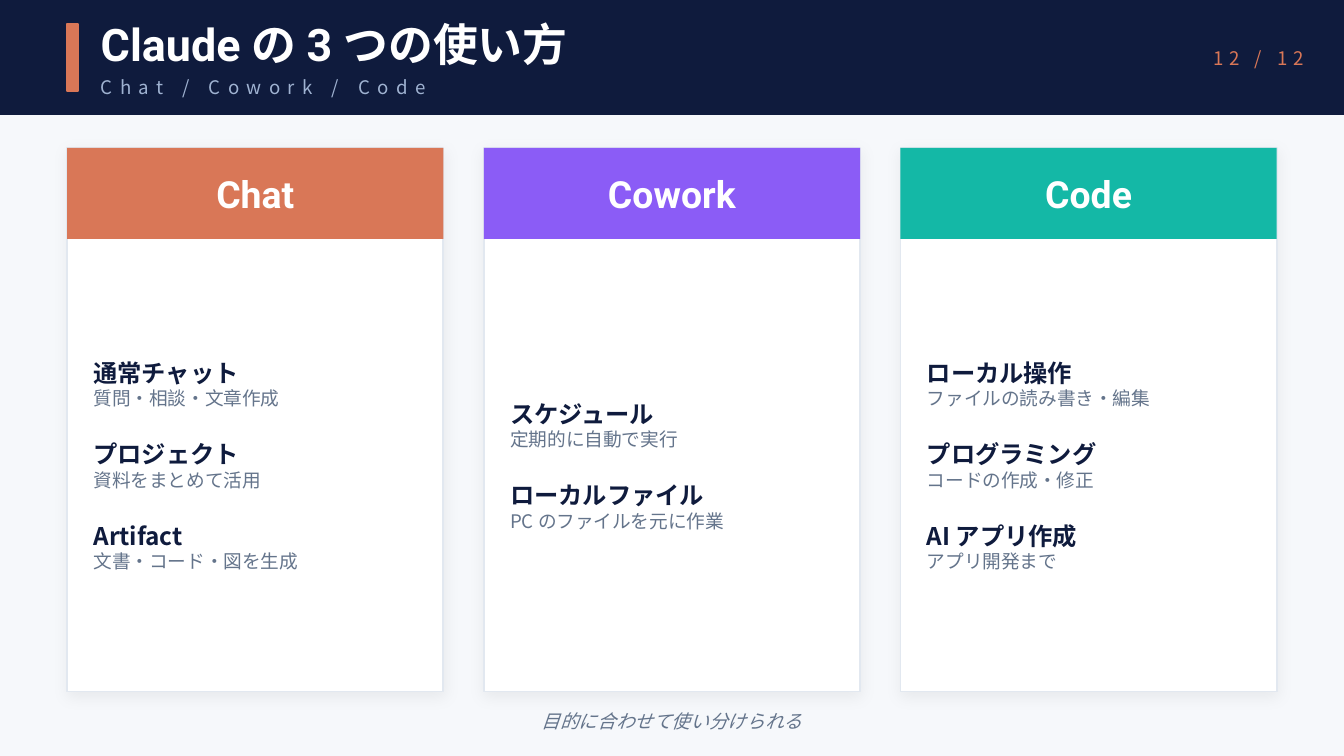
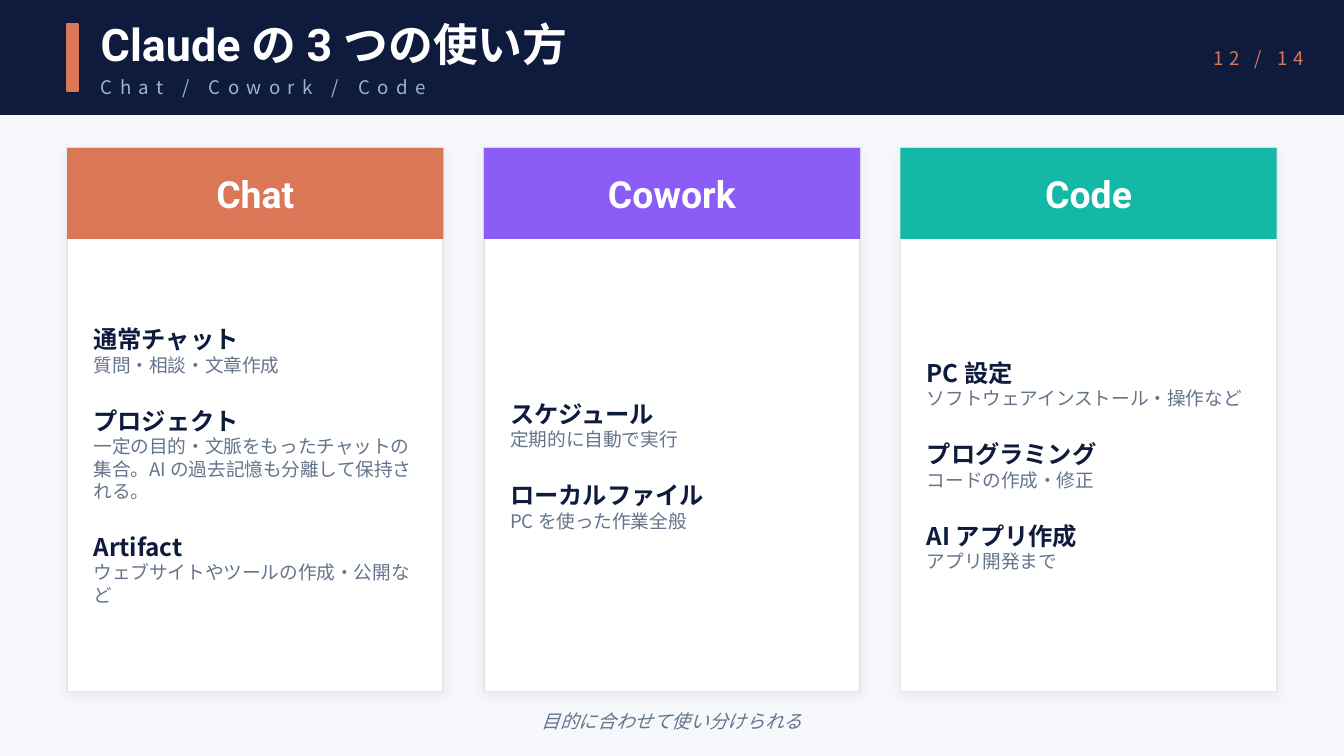
Before and after one commit to crumbjp/ai_study_group, a slide deck: slide 12 of session1/mcp-intro.pptx. Drawn at 1344x756 pixels with LibreOffice and Linux fonts; fonts in the diff are those of the drawing. Boxes give left, top, right and bottom in pixels: in the first picture for what was removed or moved away, otherwise in the second. Text is boxed around its words. In the diff, an @@ line names an element or a change of style, - is before the commit and + after.

```diff
--- a/session1/mcp-intro.pptx
+++ b/session1/mcp-intro.pptx
@@ text at <box>1213,51,1303,65</box>: text changed @@
-12 / 12
+12 / 14
@@ text at <box>927,361,1242,407</box>: text changed @@
-ローカル操作
-ファイルの読み書き・編集
+PC 設定
+ソフトウェアインストール・操作など
@@ text at <box>94,437,411,499</box>: text changed @@
-資料をまとめて活用
+一定の目的・文脈をもったチャットの集合。AI の過去記憶も分離して保持される。
@@ text at <box>510,512,687,530</box>: text changed @@
-PC のファイルを元に作業
+PC を使った作業全般
@@ text at <box>94,563,410,603</box>: text changed @@
-文書・コード・図を生成
+ウェブサイトやツールの作成・公開など
```
Also in this commit, not shown: 11 other slides changed, 2 slides added.
